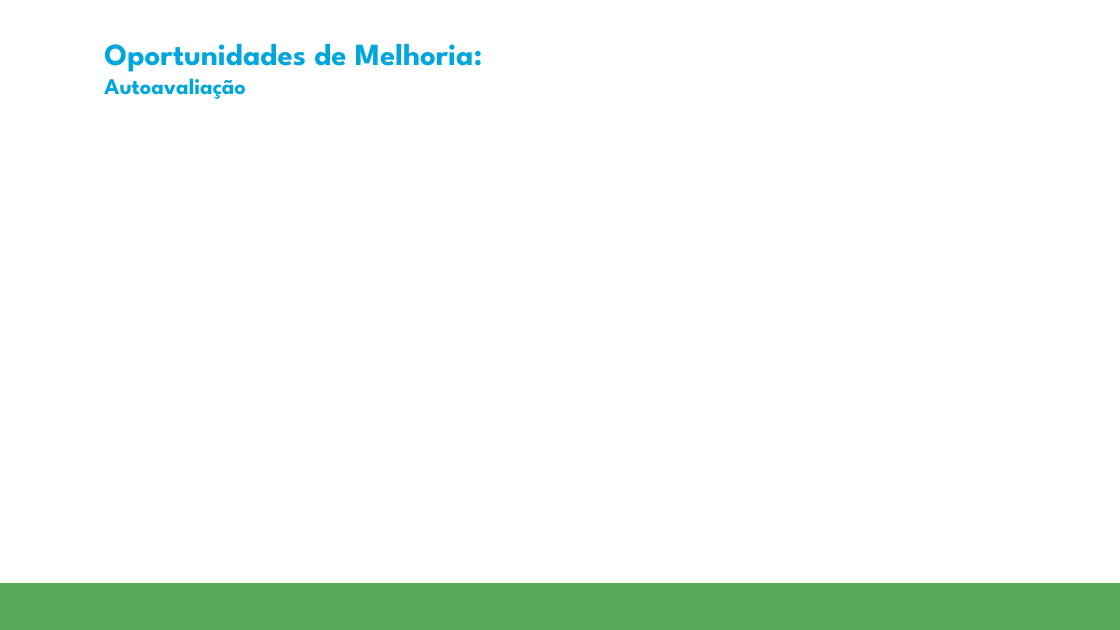
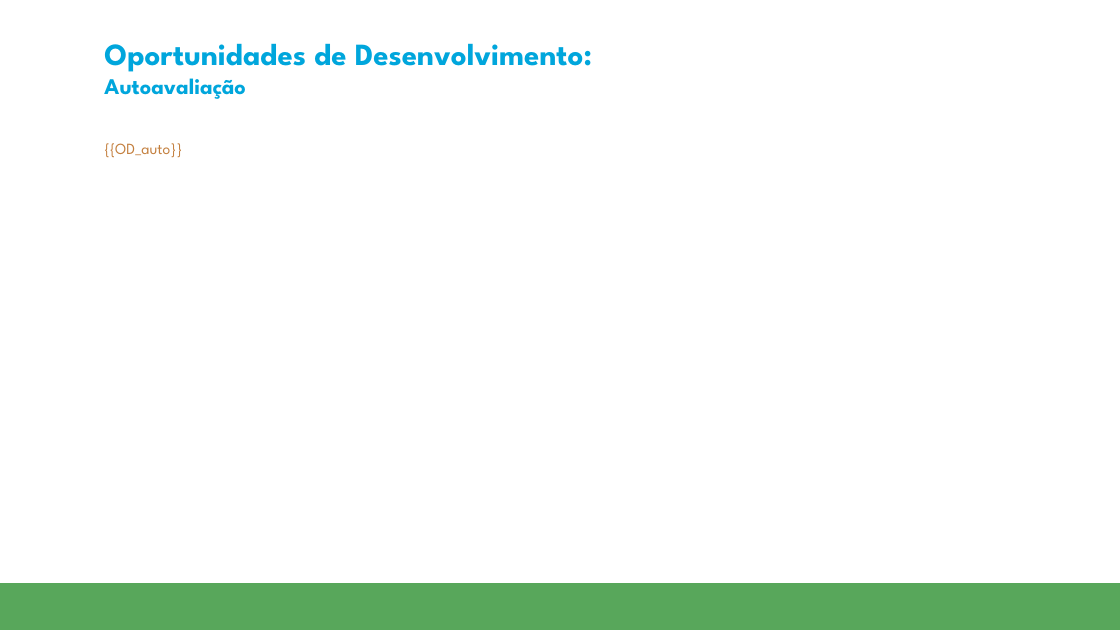
Before and after one commit to hugobovareto/Avaliacao-de-Desempenho-2025, a slide deck: slide 28 of templates/[GARN] Modelo de apresentação de slides.pptx. Drawn at 1120x630 pixels with LibreOffice and Linux fonts; fonts in the diff are those of the drawing; background and template pictures are left out. Boxes give left, top, right and bottom in pixels: in the first picture for what was removed or moved away, otherwise in the second. Text is boxed around its words. In the diff, an @@ line names an element or a change of style, - is before the commit and + after.

```diff
--- a/templates/[GARN] Modelo de apresentação de slides.pptx
+++ b/templates/[GARN] Modelo de apresentação de slides.pptx
@@ title at <box>104,43,592,99</box>: text changed @@
-Oportunidades de Melhoria:
-Autoavaliação
+Oportunidades de Desenvolvimento:
+Autoavaliação
@@ text added at <box>104,143,182,158</box>, 10 pt, text #C4803F @@
+{{OD_auto}}
```
Also in this commit, not shown: 27 other slides changed, 4 other files.
